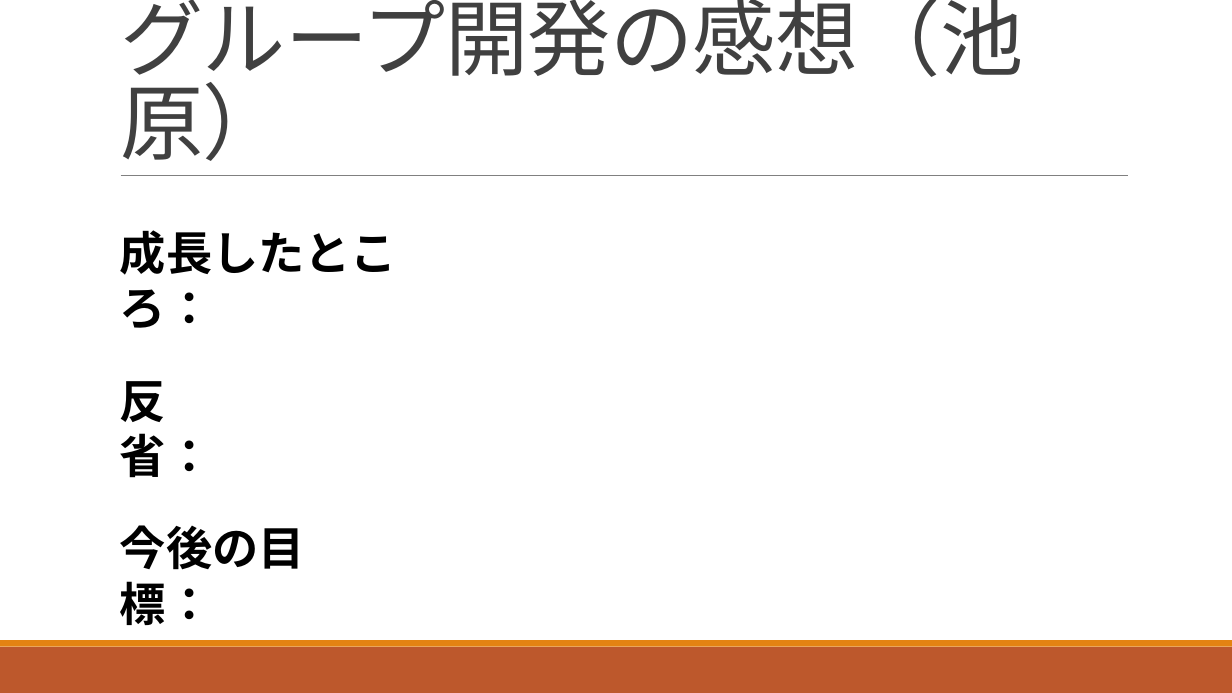
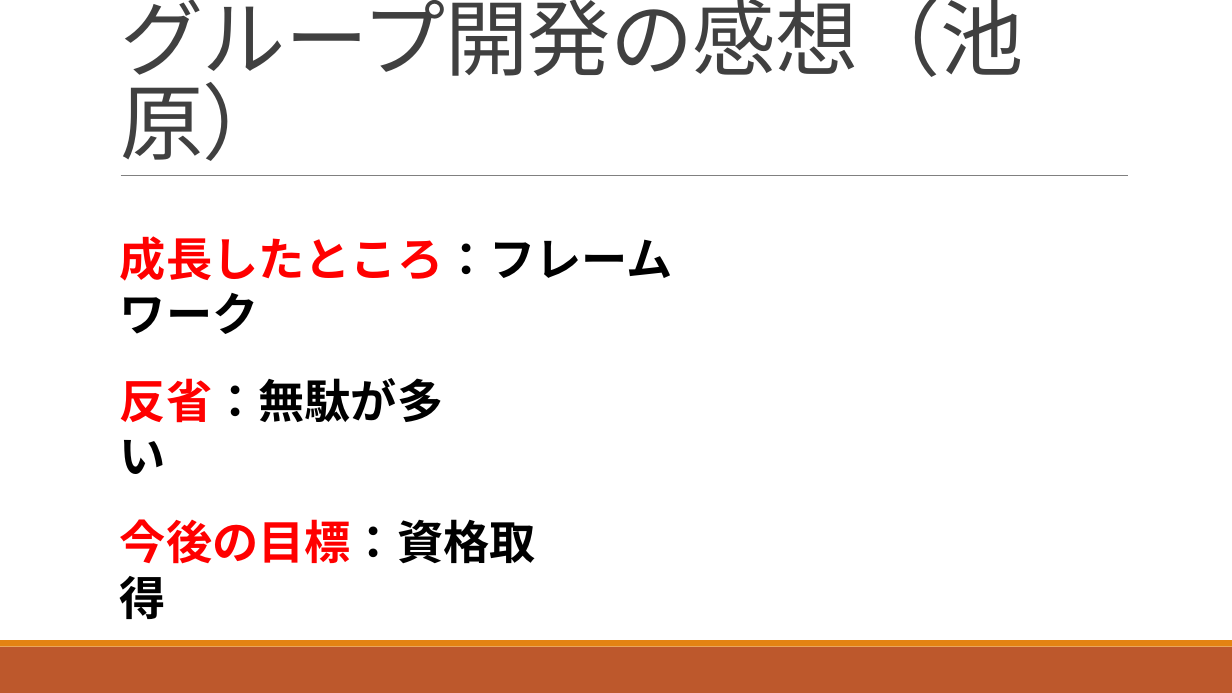
Before and after one commit to ShunjiYamamoto/groupA, a slide deck: slide 13 of 9.発表資料/グループ開発_Aグループ発表資料.pptx. Drawn at 1232x693 pixels with LibreOffice and Linux fonts; fonts in the diff are those of the drawing. Boxes give left, top, right and bottom in pixels: in the first picture for what was removed or moved away, otherwise in the second. Text is boxed around its words. In the diff, an @@ line names an element or a change of style, - is before the commit and + after.

```diff
--- a/9.発表資料/グループ開発_Aグループ発表資料.pptx
+++ b/9.発表資料/グループ開発_Aグループ発表資料.pptx
@@ text at <box>120,236,673,334</box>: text changed @@
-成長したところ：
+成長したところ：フレームワーク
@@ text at <box>120,378,443,474</box>: text changed @@
-反省：
+反省：無駄が多い
@@ text at <box>120,519,536,619</box>: text changed; text colour #000000 to #FF0000 @@
-今後の目標：
+今後の目標：資格取得
```
Also in this commit, not shown: 7 other slides changed, 2 slides added, 1 slide removed.
